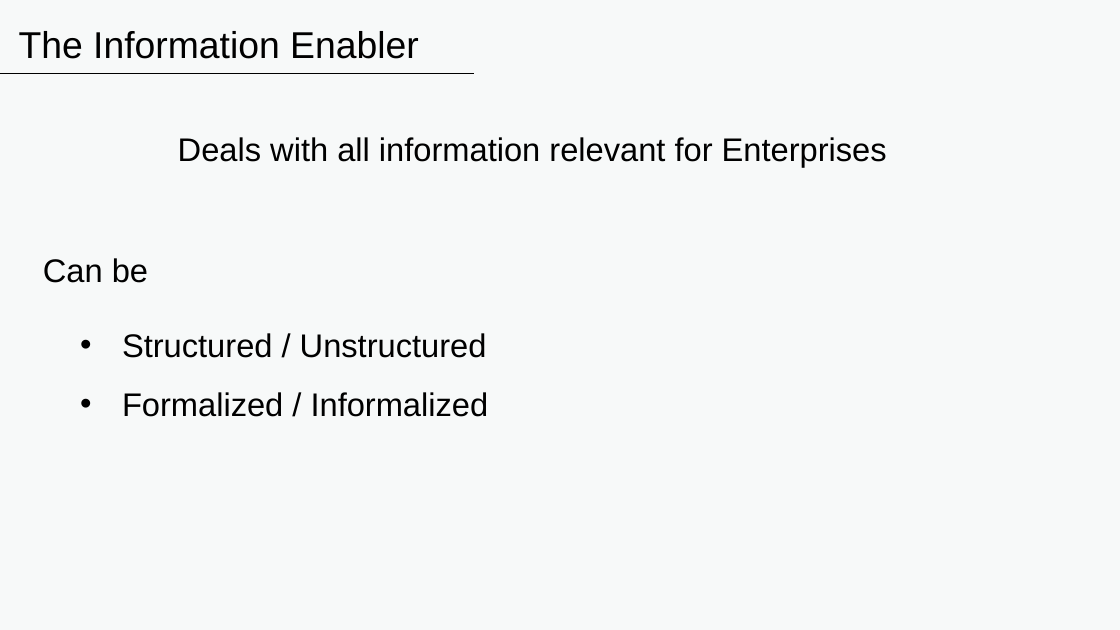
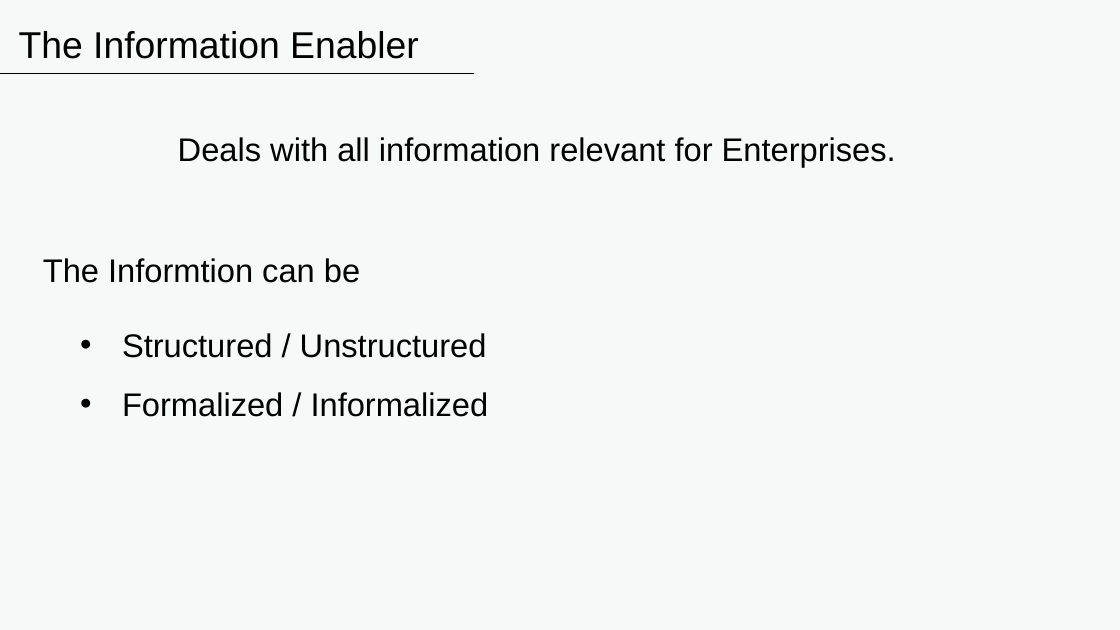
Before and after one commit to aryfarahs/PUCPR, a slide deck: slide 2 of 3Periodo/InfoTechMngmt/Information Enabler.pptx. Drawn at 1120x630 pixels with LibreOffice and Linux fonts; fonts in the diff are those of the drawing. Boxes give left, top, right and bottom in pixels: in the first picture for what was removed or moved away, otherwise in the second. Text is boxed around its words. In the diff, an @@ line names an element or a change of style, - is before the commit and + after.

```diff
--- a/3Periodo/InfoTechMngmt/Information Enabler.pptx
+++ b/3Periodo/InfoTechMngmt/Information Enabler.pptx
@@ text at <box>178,137,896,167</box>: text changed @@
-Deals with all information relevant for Enterprises
+Deals with all information relevant for Enterprises.
@@ text at <box>43,258,360,283</box>: text changed @@
-Can be
+The Informtion can be
```
Also in this commit, not shown: 1 slide removed, 1 other file.
